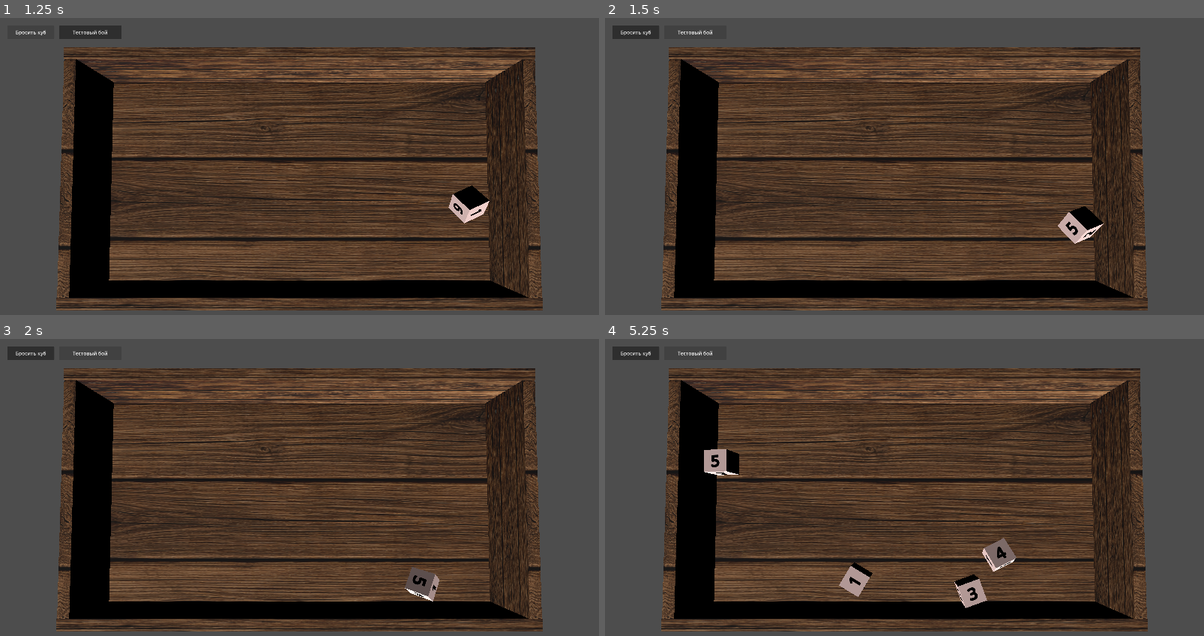
Above: before the commit, frames 1-4 (two rows, left to right).
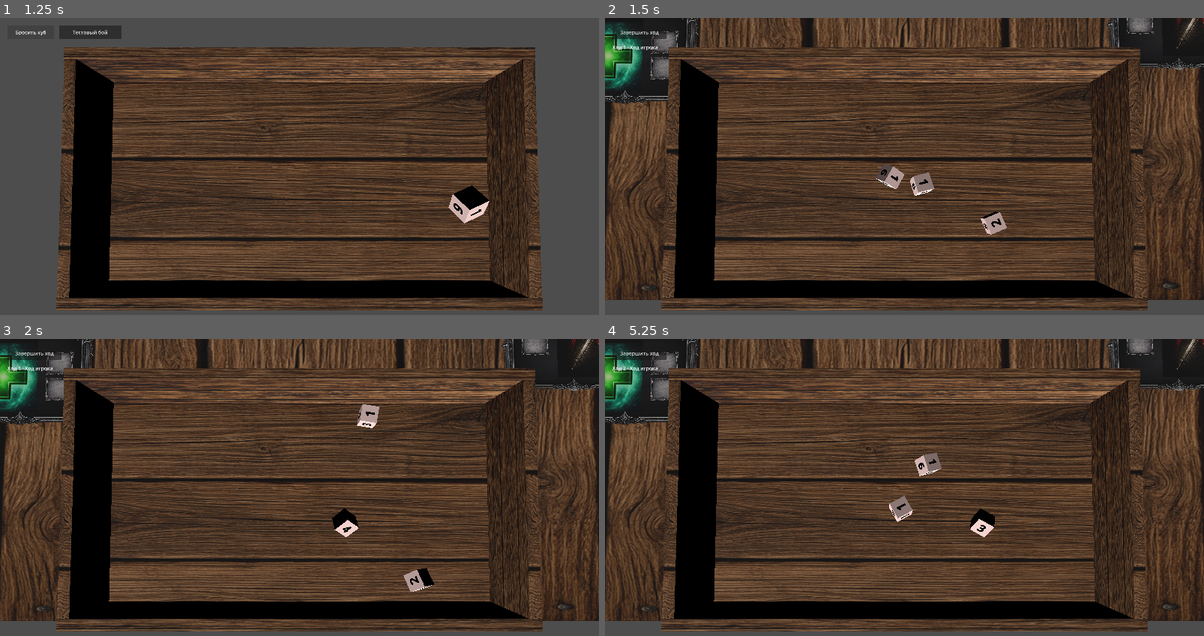
Above: after the commit, the same moments.

Repository: olegbogai-web/dicegame
Game: Godot game, scene res://scenes/board.tscn
The game is run twice, just before and just after one commit, with the same random seed, the same clock (stepped at 60 frames per second) and the same inputs.
Inputs (mouse positions are in pixels of both pictures, inside the frame that each line leads up to):
- Up to frame 1 (1.25 s): click "Бросить куб" at 0.5 s
- Up to frame 2 (1.5 s): click "Тестовый бой" at 1.25 s
- Up to frame 3 (2 s): no input
- Up to frame 4 (5.25 s): click (640, 353) at 2 s, where only the run after the commit has a clickable "Завершить ход"; click (634, 353) at 2.75 s, where only the run before the commit has a clickable "Бросить куб"; click (694, 353) at 3.5 s, where only the run before the commit has a clickable "Тестовый бой"; click (634, 353) at 4.25 s, where only the run before the commit has a clickable "Бросить куб"; click (694, 353) at 5 s, where only the run before the commit has a clickable "Тестовый бой"

Frame 1 is identical in both runs. In frame 2, 27% of the frame differs, in the area x 0-100%, y 0-95%; in frame 3, 27%; in frame 4, 28%.

Commit message:
Refactor battle room to use new table scene

Diff:
--- a/content/rooms/subclasses/battle_room.gd
+++ b/content/rooms/subclasses/battle_room.gd
@@ -10,12 +10,12 @@
 const BattleTurnRuntime = preload("res://content/combat/runtime/battle_turn_runtime.gd")
 const BattleEffectRuntime = preload("res://content/combat/runtime/battle_effect_runtime.gd")
 
-const PLAYER_SPRITE_POSITION := Vector3(-6.7, 0.41, 0.0)
-const PLAYER_SPRITE_SCALE := Vector3(1.2, 1.2, 1.2)
-const MONSTER_SPRITE_POSITION := Vector3(6.7, 0.41, 0.0)
-const MONSTER_SPRITE_SCALE := Vector3(1.25, 1.25, 1.25)
-const PLAYER_ABILITY_FRAME_POSITION := Vector3(-4.25, 0.405, 0.0)
-const MONSTER_ABILITY_FRAME_POSITION := Vector3(4.25, 0.405, 0.0)
+const PLAYER_SPRITE_POSITION := Vector3(-3.0, 0.01, -2.5)
+const PLAYER_SPRITE_SCALE := Vector3(2.0, 2.0, 2.0)
+const MONSTER_SPRITE_POSITION := Vector3(3.0, 0.01, -2.5)
+const MONSTER_SPRITE_SCALE := Vector3(2.0, 2.0, 2.0)
+const PLAYER_ABILITY_FRAME_POSITION := Vector3(-7.5, 0.01, 0.0)
+const MONSTER_ABILITY_FRAME_POSITION := Vector3(7.4, 0.01, 0.0)
 const STACK_SPACING_Z := 1.85
 const DICE_PLACE_Z_POSITIONS := [-0.557, -0.007, 0.55]
 
--- a/scenes/battle_table.gd
+++ b/scenes/battle_table.gd
@@ -26,8 +26,9 @@
 
 @onready var _camera: Camera3D = $Camera3D
 @onready var _board: BoardController = $board
-@onready var _left_floor: MeshInstance3D = $left_floor
-@onready var _right_floor: MeshInstance3D = $right_floor
+@onready var _floor: MeshInstance3D = get_node_or_null(^"floor") as MeshInstance3D
+@onready var _left_floor: MeshInstance3D = get_node_or_null(^"left_floor") as MeshInstance3D
+@onready var _right_floor: MeshInstance3D = get_node_or_null(^"right_floor") as MeshInstance3D
 @onready var _player_sprite: MeshInstance3D = $player_sprite
 @onready var _monster_sprite_template: MeshInstance3D = $monster_sprite
 @onready var _player_ability_template: MeshInstance3D = $ability_frame
@@ -118,8 +119,16 @@
 
 
 func _apply_floor_textures() -> void:
-	_apply_texture_to_mesh(_left_floor, battle_room_data.left_floor_texture)
-	_apply_texture_to_mesh(_right_floor, battle_room_data.right_floor_texture)
+	if _left_floor != null or _right_floor != null:
+		_apply_texture_to_mesh(_left_floor, battle_room_data.left_floor_texture)
+		_apply_texture_to_mesh(_right_floor, battle_room_data.right_floor_texture)
+		return
+	if _floor == null:
+		return
+	var resolved_texture := battle_room_data.right_floor_texture
+	if resolved_texture == null:
+		resolved_texture = battle_room_data.left_floor_texture
+	_apply_texture_to_mesh(_floor, resolved_texture)
 
 
 func _apply_player_sprite() -> void:
@@ -756,7 +765,8 @@
 					return {
 						"kind": &"all_monsters",
 					}
-			if _screen_point_hits_mesh(_right_floor, screen_point):
+			var target_floor := _right_floor if _right_floor != null else (_floor if _floor != null else _left_floor)
+			if _screen_point_hits_mesh(target_floor, screen_point):
 				return {
 					"kind": &"all_monsters",
 				}
--- a/scenes/new_battle_table.tscn
+++ b/scenes/new_battle_table.tscn
@@ -1,6 +1,7 @@
 [gd_scene format=3 uid="uid://bmhmm75b4swd3"]
 
 [ext_resource type="PackedScene" uid="uid://0ssqyi084mdh" path="res://scenes/board.tscn" id="1_47dlb"]
+[ext_resource type="Script" uid="uid://dasggp047n2cm" path="res://scenes/battle_table.gd" id="2_mw8ur"]
 [ext_resource type="Texture2D" uid="uid://dxoj7vm840xgf" path="res://assets/material/dangeon_floor_2.png" id="3_5yklm"]
 [ext_resource type="Texture2D" uid="uid://b6ojmoowtta8k" path="res://assets/ui/base_frame_mid_v2.png" id="4_euvx7"]
 [ext_resource type="Texture2D" uid="uid://bjpqv8q13kqq7" path="res://assets/ui/base_frame_mid.png" id="5_ovkts"]
@@ -69,9 +70,11 @@
 [sub_resource type="PlaneMesh" id="PlaneMesh_v2h1w"]
 
 [node name="Node3D" type="Node3D" unique_id=2051974326]
+script = ExtResource("2_mw8ur")
 
 [node name="board" parent="." unique_id=1670483730 instance=ExtResource("1_47dlb")]
 transform = Transform3D(1.3, 0, 0, 0, 1.3, 0, 0, 0, 1.3, 0, 0.11484551, 4.2813234)
+show_debug_buttons = false
 
 [node name="Camera3D" type="Camera3D" parent="." unique_id=1491977685]
 transform = Transform3D(1, 0, 0, 0, -4.371139e-08, 1, 0, -1, -4.371139e-08, 0, 21.005013, -4.8104437e-07)
@@ -137,52 +140,68 @@
 text = "0/0"
 outline_size = 4
 
-[node name="ability_frame2" type="MeshInstance3D" parent="." unique_id=1613474097]
+[node name="ability_frame" type="MeshInstance3D" parent="." unique_id=1613474097]
 transform = Transform3D(1.95, 0, 0, 0, 1.3, 0, 0, 0, 1.3, -7.5, 0.01, 0)
 material_override = SubResource("StandardMaterial3D_h74a6")
 mesh = SubResource("PlaneMesh_4tpf0")
 
-[node name="dice_place1" type="MeshInstance3D" parent="ability_frame2" unique_id=41997925]
+[node name="dice_place1" type="MeshInstance3D" parent="ability_frame" unique_id=41997925]
 transform = Transform3D(0.2, 0, 0, 0, 0.2, 0, 0, 0, 0.25, 0.53, 0.01, -0.557)
 material_override = SubResource("StandardMaterial3D_4krft")
 mesh = SubResource("PlaneMesh_n02mj")
 
-[node name="dice_place2" type="MeshInstance3D" parent="ability_frame2" unique_id=1387767525]
+[node name="dice_place2" type="MeshInstance3D" parent="ability_frame" unique_id=1387767525]
 transform = Transform3D(0.2, 0, 0, 0, 0.2, 0, 0, 0, 0.25, 0.53, 0.01, -0.007)
 material_override = SubResource("StandardMaterial3D_4krft")
 mesh = SubResource("PlaneMesh_n02mj")
 
-[node name="dice_place3" type="MeshInstance3D" parent="ability_frame2" unique_id=1715978048]
+[node name="dice_place3" type="MeshInstance3D" parent="ability_frame" unique_id=1715978048]
 transform = Transform3D(0.2, 0, 0, 0, 0.2, 0, 0, 0, 0.25, 0.53, 0.01, 0.55)
 material_override = SubResource("StandardMaterial3D_4krft")
 mesh = SubResource("PlaneMesh_n02mj")
 
-[node name="player_ability" type="MeshInstance3D" parent="ability_frame2" unique_id=1735042967]
+[node name="player_ability" type="MeshInstance3D" parent="ability_frame" unique_id=1735042967]
 transform = Transform3D(0, 0, 0.48148146, 0, 0.7222223, 0, -0.7222223, 0, 0, -0.25925922, 0.0055555403, 0)
 material_override = SubResource("StandardMaterial3D_y5gjq")
 mesh = SubResource("PlaneMesh_v2h1w")
 
-[node name="ability_frame3" type="MeshInstance3D" parent="." unique_id=179293505]
+[node name="ability_frame2" type="MeshInstance3D" parent="." unique_id=179293505]
 transform = Transform3D(-1.95, 0, -1.13649605e-07, 0, 1.3, 0, 1.7047442e-07, 0, -1.3, 7.4, 0.01, 0)
 material_override = SubResource("StandardMaterial3D_h74a6")
 mesh = SubResource("PlaneMesh_4tpf0")
 
-[node name="dice_place1" type="MeshInstance3D" parent="ability_frame3" unique_id=631043695]
+[node name="dice_place1" type="MeshInstance3D" parent="ability_frame2" unique_id=631043695]
 transform = Transform3D(0.2, 0, 0, 0, 0.2, 0, 0, 0, 0.25, 0.53, 0.01, -0.557)
 material_override = SubResource("StandardMaterial3D_4krft")
 mesh = SubResource("PlaneMesh_n02mj")
 
-[node name="dice_place2" type="MeshInstance3D" parent="ability_frame3" unique_id=779250159]
+[node name="dice_place2" type="MeshInstance3D" parent="ability_frame2" unique_id=779250159]
 transform = Transform3D(0.2, 0, 0, 0, 0.2, 0, 0, 0, 0.25, 0.53, 0.01, -0.007)
 material_override = SubResource("StandardMaterial3D_4krft")
 mesh = SubResource("PlaneMesh_n02mj")
 
-[node name="dice_place3" type="MeshInstance3D" parent="ability_frame3" unique_id=10521480]
+[node name="dice_place3" type="MeshInstance3D" parent="ability_frame2" unique_id=10521480]
 transform = Transform3D(0.2, 0, 0, 0, 0.2, 0, 0, 0, 0.25, 0.53, 0.01, 0.55)
 material_override = SubResource("StandardMaterial3D_4krft")
 mesh = SubResource("PlaneMesh_n02mj")
 
-[node name="player_ability" type="MeshInstance3D" parent="ability_frame3" unique_id=808252641]
+[node name="player_ability" type="MeshInstance3D" parent="ability_frame2" unique_id=808252641]
 transform = Transform3D(-3.156934e-08, 0, -0.48148146, 0, 0.7222223, 0, 0.7222223, 0, -2.1046223e-08, -0.25925922, 0.0055555403, 0)
 material_override = SubResource("StandardMaterial3D_y5gjq")
 mesh = SubResource("PlaneMesh_v2h1w")
+
+[node name="UI" type="CanvasLayer" parent="." unique_id=624995518]
+
+[node name="EndTurnButton" type="Button" parent="UI" unique_id=1059290788]
+offset_left = 24.0
+offset_top = 24.0
+offset_right = 198.0
+offset_bottom = 68.0
+text = "Завершить ход"
+
+[node name="TurnStatusLabel" type="Label" parent="UI" unique_id=1059290789]
+offset_left = 24.0
+offset_top = 82.0
+offset_right = 560.0
+offset_bottom = 116.0
+text = "Ожидание боя"
--- a/ui/scripts/board_controller.gd
+++ b/ui/scripts/board_controller.gd
@@ -7,7 +7,8 @@
 @export_category("Board References")
 @export var floor_path: NodePath = ^"floor"
 @export var default_dice_scene: PackedScene
-@export_file("*.tscn") var test_battle_scene_path := "res://scenes/battle_table.tscn"
+@export_file("*.tscn") var test_battle_scene_path := "res://scenes/new_battle_table.tscn"
+@export var show_debug_buttons := true
 
 @export_category("Spawn Bounds")
 @export var spawn_bounds_margin: Vector2 = Vector2(0.15, 0.15)
@@ -36,10 +37,14 @@
 
 func _ready() -> void:
 	_rng.randomize()
-	if _throw_button != null and not _throw_button.pressed.is_connected(_on_throw_button_pressed):
-		_throw_button.pressed.connect(_on_throw_button_pressed)
-	if _test_battle_button != null and not _test_battle_button.pressed.is_connected(_on_test_battle_button_pressed):
-		_test_battle_button.pressed.connect(_on_test_battle_button_pressed)
+	if _throw_button != null:
+		_throw_button.visible = show_debug_buttons
+		if show_debug_buttons and not _throw_button.pressed.is_connected(_on_throw_button_pressed):
+			_throw_button.pressed.connect(_on_throw_button_pressed)
+	if _test_battle_button != null:
+		_test_battle_button.visible = show_debug_buttons
+		if show_debug_buttons and not _test_battle_button.pressed.is_connected(_on_test_battle_button_pressed):
+			_test_battle_button.pressed.connect(_on_test_battle_button_pressed)
 
 
 func throw_dice(requests: Array[DiceThrowRequest]) -> Array[RigidBody3D]:
